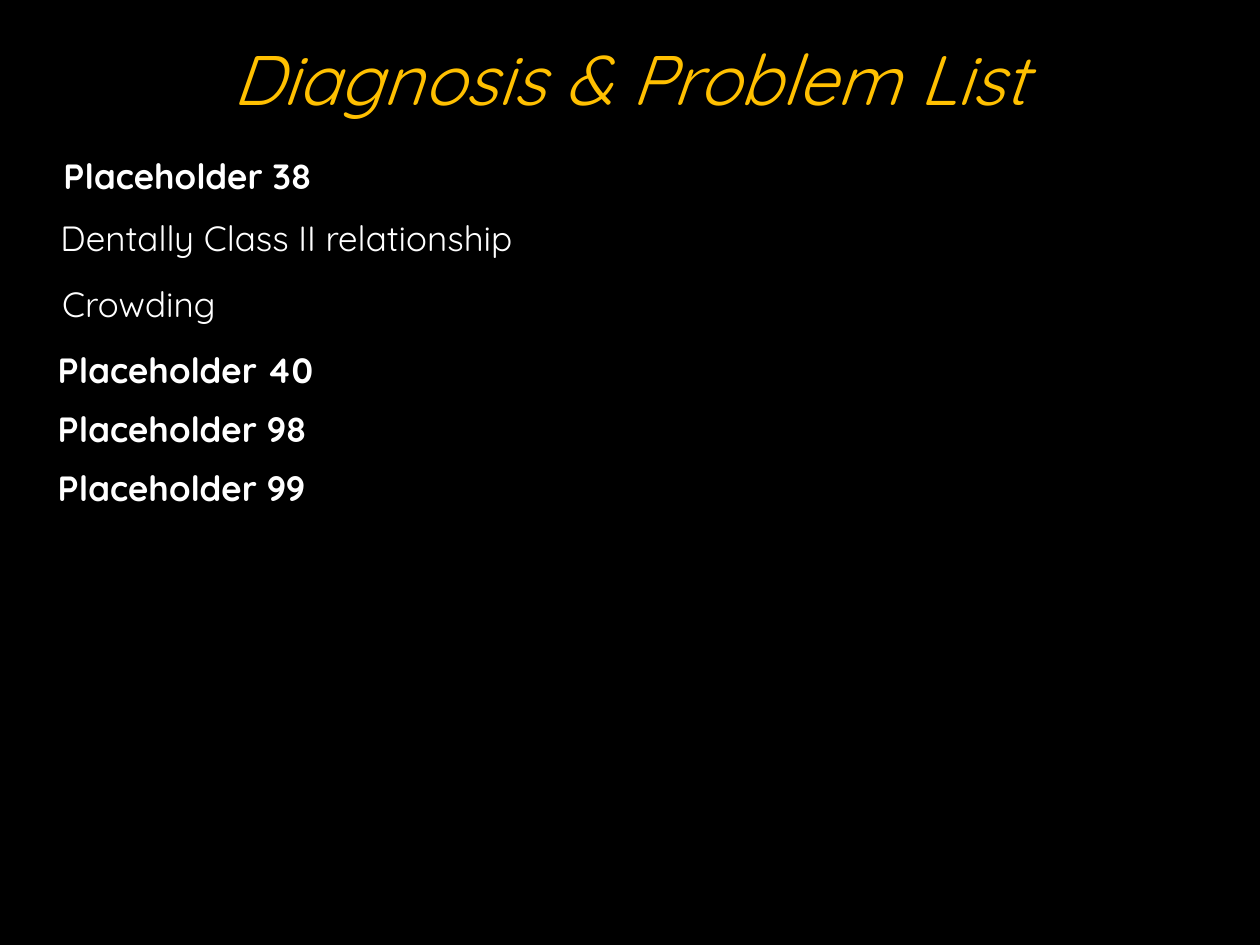
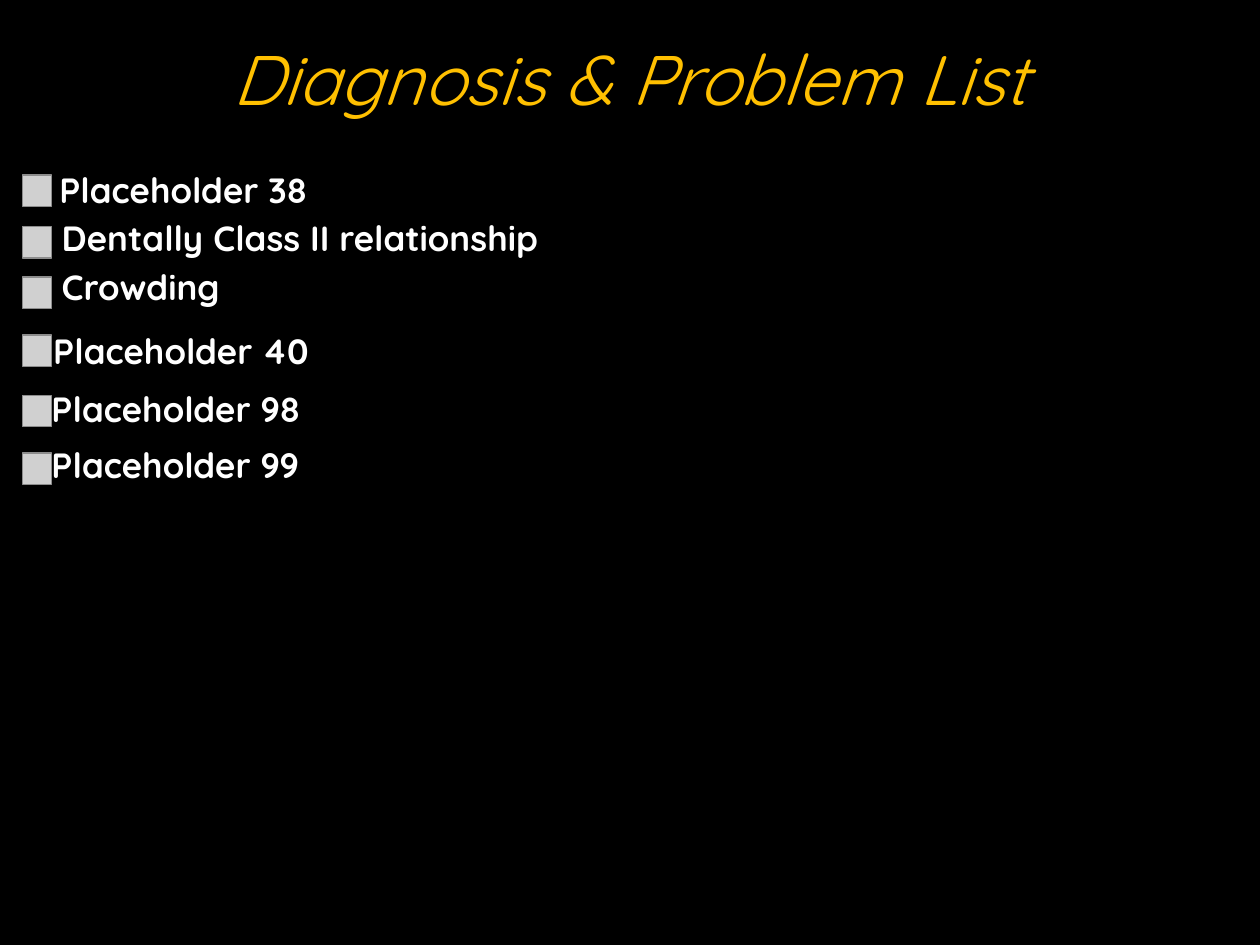
Before and after one commit to mehmetdas33/orthoslide-expert, a slide deck: slide 19 of sunum.pptx. Drawn at 1260x945 pixels with LibreOffice and Linux fonts; fonts in the diff are those of the drawing; grey boxes stand for pictures. Boxes give left, top, right and bottom in pixels: in the first picture for what was removed or moved away, otherwise in the second. Text is boxed around its words. In the diff, an @@ line names an element or a change of style, - is before the commit and + after.

```diff
--- a/sunum.pptx
+++ b/sunum.pptx
@@ text "Dentally Class II relationship" at box(62, 225, 538, 307): bold on @@
@@ picture added at box(23, 175, 52, 207) @@
@@ text "Placeholder 38": place and size @@
-text "Placeholder 38" at box(63, 163, 312, 190)
+text "Placeholder 38" at box(59, 177, 307, 204)
@@ picture added at box(23, 227, 52, 258) @@
@@ picture added at box(23, 277, 52, 309) @@
@@ text "Placeholder 40": place and size @@
-text "Placeholder 40" at box(58, 357, 313, 384)
+text "Placeholder 40" at box(53, 338, 308, 365)
@@ picture added at box(23, 335, 52, 367) @@
@@ text "Placeholder 98" rewrapped from box(58, 416, 307, 443) to box(51, 395, 301, 427) @@
@@ picture added at box(23, 396, 52, 427) @@
@@ text "Placeholder 99" rewrapped from box(58, 475, 305, 502) to box(51, 452, 299, 485) @@
@@ picture added at box(23, 452, 52, 484) @@
```
Also in this commit, not shown: 6 other slides changed.
